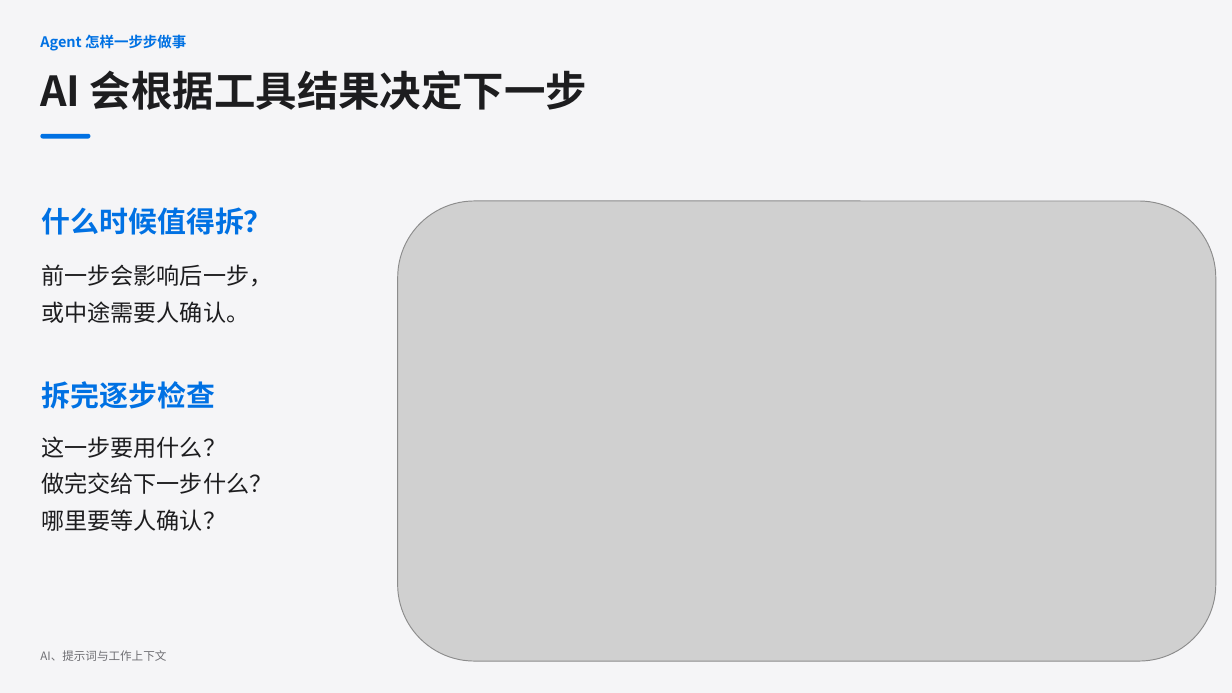
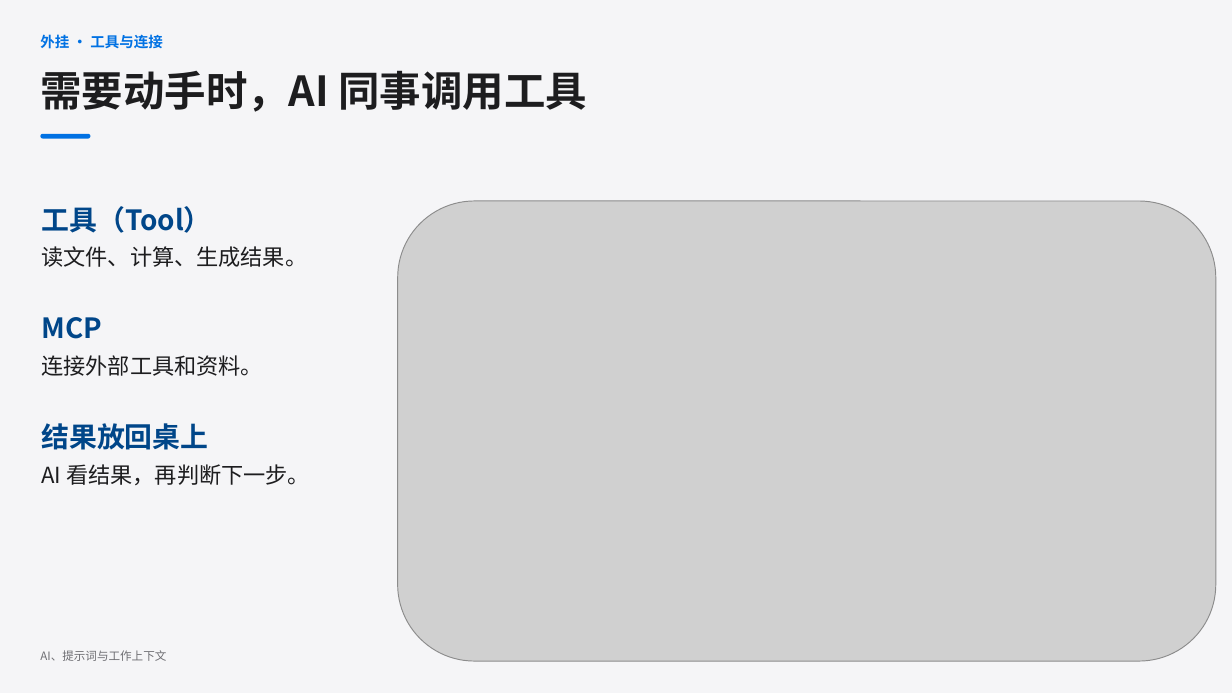
Before and after one commit to jihtsan/https-github.com-jihtsan-cz-night-learn-20261111, a slide deck: slide 8 of learn-02/第二课第一部分 - AI 如何接收和完成任务.pptx. Drawn at 1232x693 pixels with LibreOffice and Linux fonts; fonts in the diff are those of the drawing; grey boxes stand for pictures. Boxes give left, top, right and bottom in pixels: in the first picture for what was removed or moved away, otherwise in the second. Text is boxed around its words. In the diff, an @@ line names an element or a change of style, - is before the commit and + after.

Commit message:
用同事与办公场景串联第二课第一部分 (#19)

```diff
--- a/learn-02/第二课第一部分 - AI 如何接收和完成任务.pptx
+++ b/learn-02/第二课第一部分 - AI 如何接收和完成任务.pptx
@@ text at <box>40,34,162,49</box>: text changed @@
-Agent 怎样一步步做事
+外挂 · 工具与连接
@@ text at <box>40,70,588,112</box>: text changed @@
-AI 会根据工具结果决定下一步
+需要动手时，AI 同事调用工具
@@ text at <box>41,206,211,233</box>: text changed; size 22.5 to 21.8 pt; text colour #0071E3 to #004689 @@
-什么时候值得拆？
+工具（Tool）
@@ text at <box>41,246,307,267</box>: text changed; size 18 to 17.2 pt @@
-前一步会影响后一步，
+读文件、计算、生成结果。
@@ text at <box>41,317,102,339</box>: text changed; size 18 to 21.8 pt; text colour #1D1D1F to #004689; bold on @@
-或中途需要人确认。
+MCP
@@ text at <box>41,355,263,376</box>: text changed; size 22.5 to 17.2 pt; text colour #0071E3 to #1D1D1F; bold off @@
-拆完逐步检查
+连接外部工具和资料。
@@ text at <box>41,423,208,450</box>: text changed; size 18 to 21.8 pt; text colour #1D1D1F to #004689; bold on @@
-这一步要用什么？
+结果放回桌上
@@ text at <box>41,464,310,485</box>: text changed; size 18 to 17.2 pt @@
-做完交给下一步什么？
+AI 看结果，再判断下一步。
@@ text removed at <box>41,509,226,531</box> @@
-哪里要等人确认？
```
Also in this commit, not shown: 7 other slides changed, 1 slide added, 1 slide removed.
